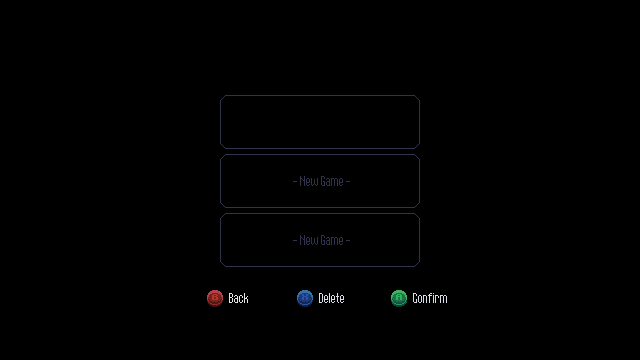
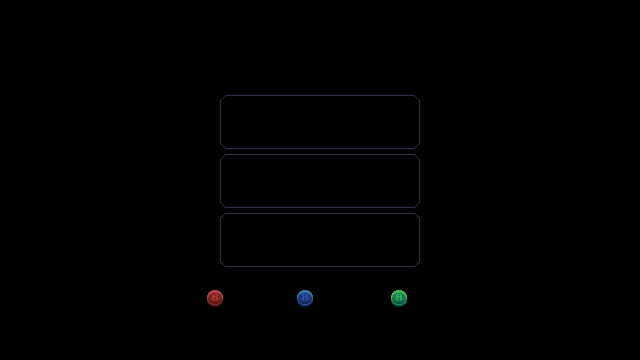
Layers edited between the first and the second 640 × 360 image:
painted on "slot_2_new_game_deselected" over [293,176,350,186]
showed "slot_3_new_game", painted on it over [293,235,350,245]
painted on "slot_3_new_game_deselected" over [293,235,350,245]
painted on "back_xbox_0" over [229,293,248,303]
painted on "delete_xbox_0" over [319,293,344,303]
painted on "confirm_xbox_0" over [413,293,447,303]